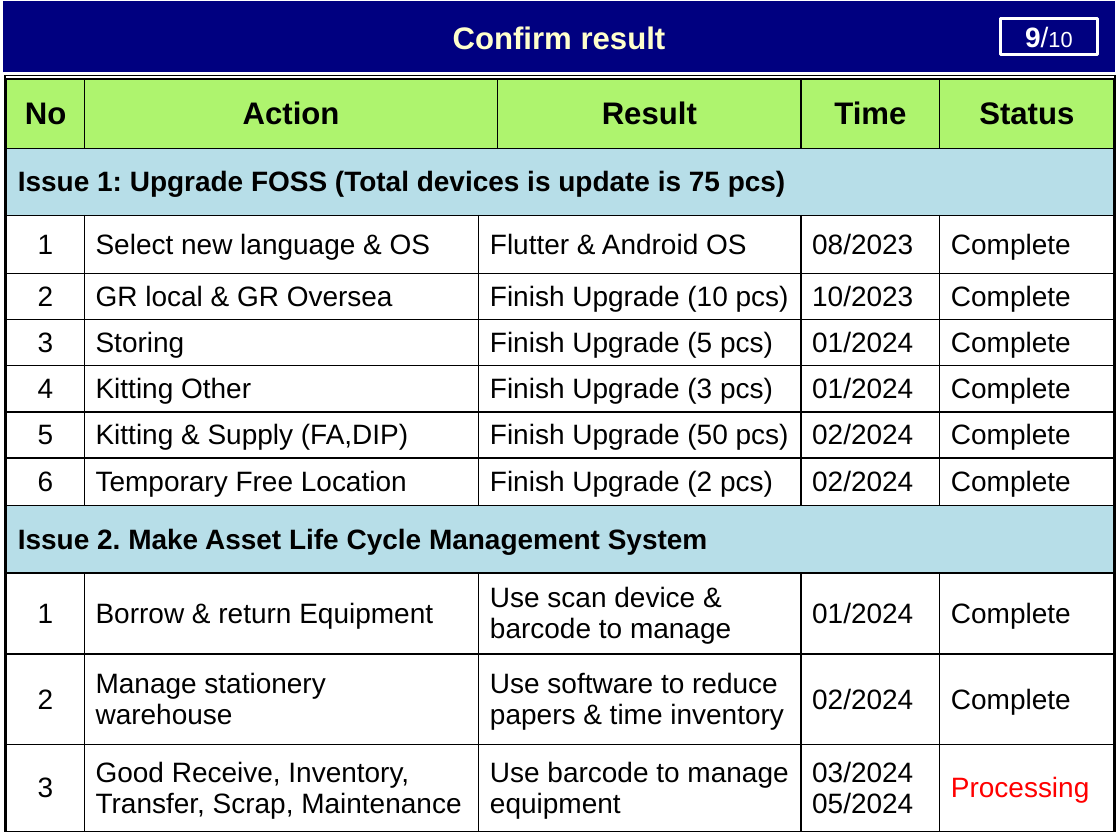
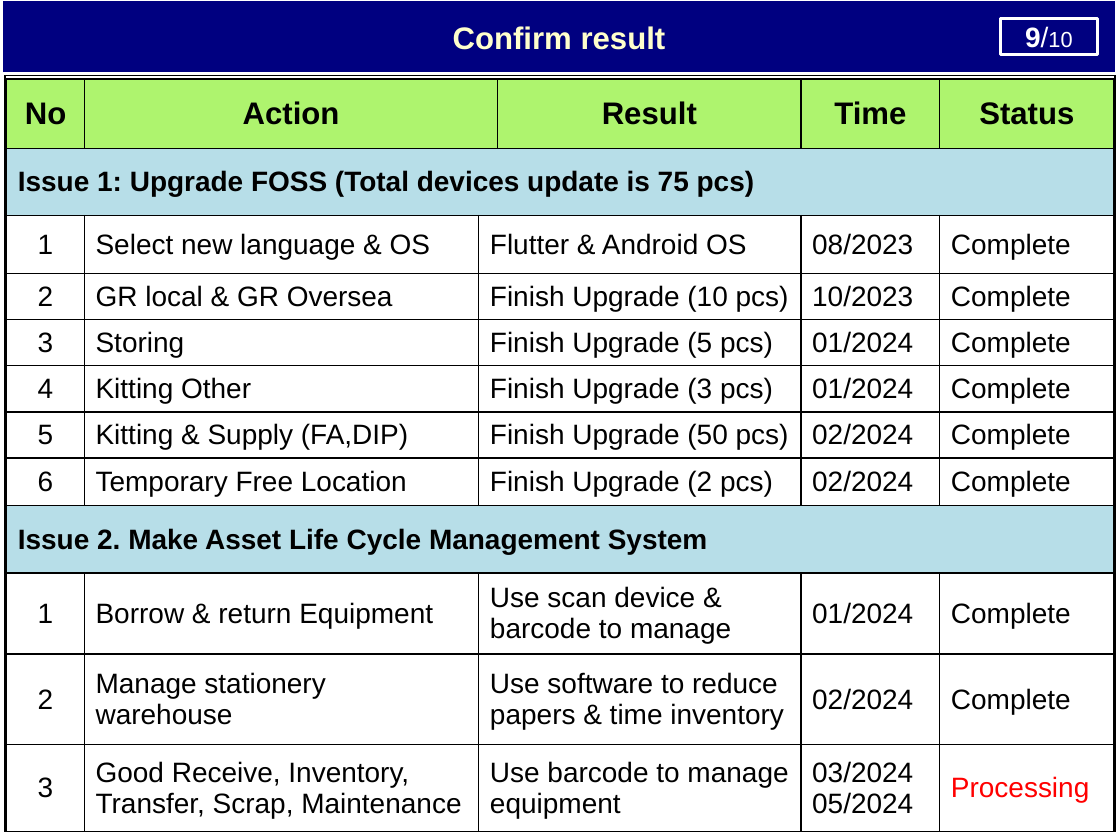
Before and after one commit to thietbicongnghevietnam/ReportPSNV, a slide deck: slide 10 of Report_test.pptx (slide 11 before the commit). Drawn at 1120x840 pixels with LibreOffice and Linux fonts; fonts in the diff are those of the drawing. Boxes give left, top, right and bottom in pixels: in the first picture for what was removed or moved away, otherwise in the second. Text is boxed around its words. In the diff, an @@ line names an element or a change of style, - is before the commit and + after.

```diff
--- a/Report_test.pptx
+++ b/Report_test.pptx
@@ table at (x1=7, y1=78, x2=1114, y2=831) @@
-row 2, column 1: Issue 1: Upgrade FOSS (Total devices is update is 75 pcs)
+row 2, column 1: Issue 1: Upgrade FOSS (Total devices update is 75 pcs)
```
Also in this commit, not shown: 7 other slides changed, 1 slide removed, 1 other file.
